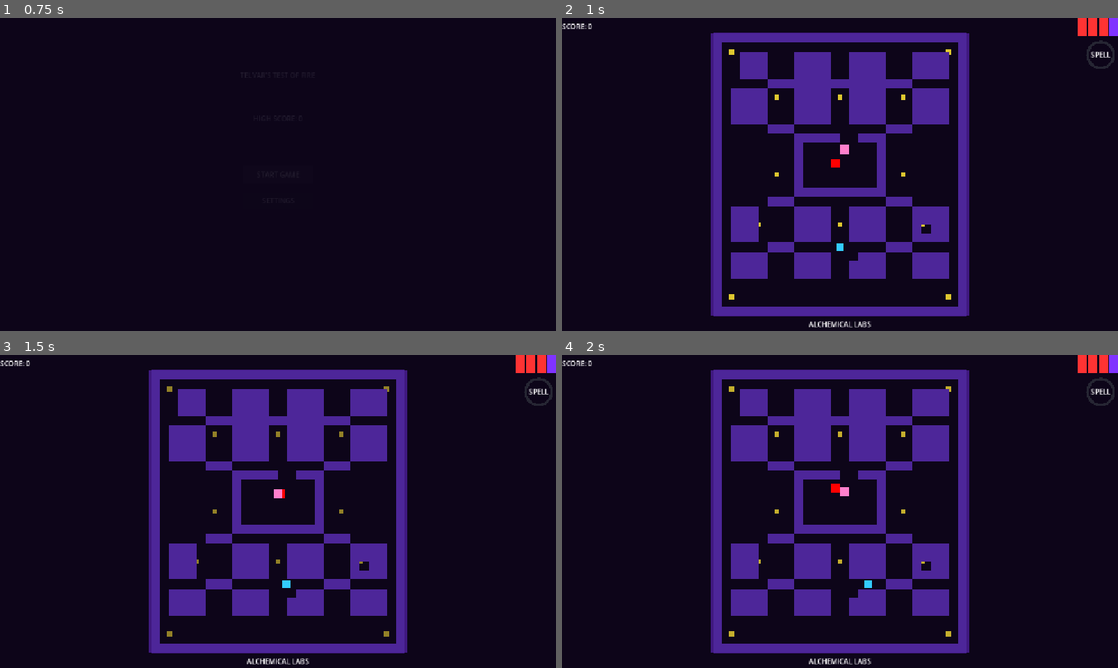
Above: before the commit, frames 1-4 (two rows, left to right).
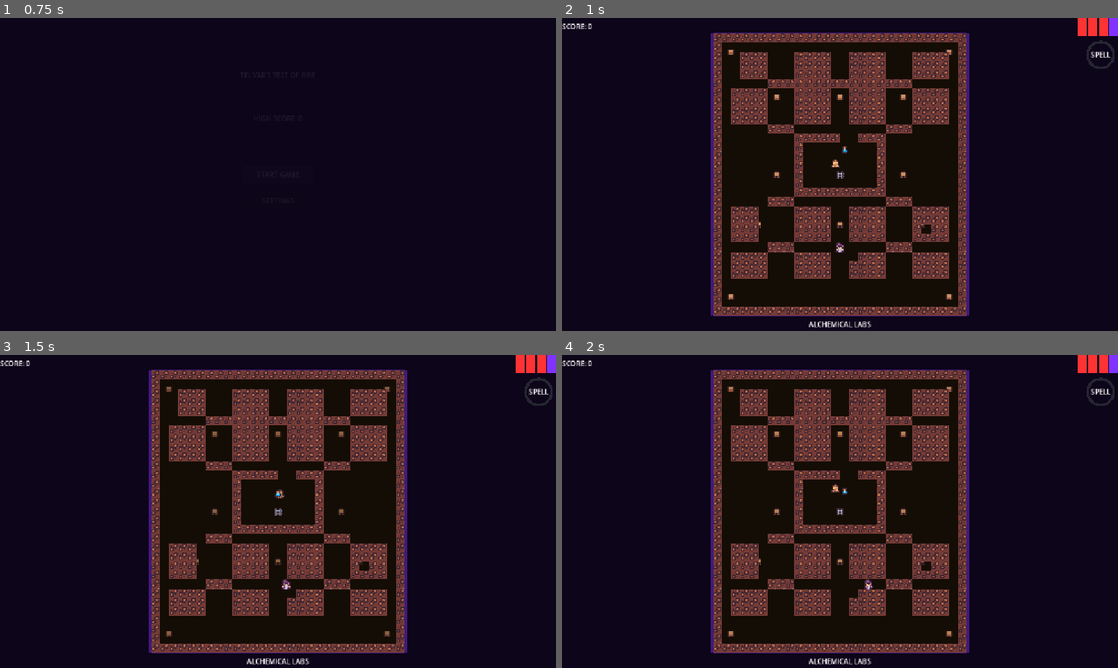
Above: after the commit, the same moments.

Repository: markcromwell/telvar-test-of-fire
Game: Godot game, scene res://scenes/Main.tscn
The game is run twice, just before and just after one commit, with the same random seed, the same clock (stepped at 60 frames per second) and the same inputs.
Inputs:
- Up to frame 1 (0.75 s): click "START GAME" at 0.5 s
- Up to frame 2 (1 s): no input
- Up to frame 3 (1.5 s): hold Right (move_right) from 1.28 s (still down)
- Up to frame 4 (2 s): keep holding Right (move_right)

Frame 1 is identical in both runs. In frame 2, 19% of the frame differs, in the area x 27-73%, y 4-96%; in frame 3, 19%; in frame 4, 19%.

Commit message:
feat: real Kenney sprites + tileset wall visuals via Image.load()
- Player: loads telvar_idle.png (64x64) via Image.load(), scaled to 24px
- Ghosts: loads per-type sprite, frightened uses ghost_frightened.png
- SpellPages: loads page_XXXX.png hashed by page_name, scaled to 16px
- SphereOfDarkness: adds Sprite2D with sphere_of_darkness.png at runtime
- LevelBase: wall tiles use AtlasTexture from tileset PNG (tile 12 at
  Rect2(0,34,32,32), scaled to 24px); floor is single dark ColorRect
- Level1: overrides _get_tileset_path() for Alchemical Labs tileset
- Ghost .import stubs force-added (gitignored but needed for Godot)
- Image.load() bypasses broken import cache (export warning acceptable)

Co-Authored-By: Claude Sonnet 4.6 <noreply@anthropic.com>

Diff:
--- a/scripts/Ghost.gd
+++ b/scripts/Ghost.gd
@@ -35,38 +35,43 @@
 	_configure_type()
 
 
-func _ensure_sprite_texture() -> void:
-	if sprite and not sprite.texture:
-		var img := Image.create(20, 20, false, Image.FORMAT_RGBA8)
-		img.fill(Color.WHITE)
-		sprite.texture = ImageTexture.create_from_image(img)
-		sprite.scale = Vector2(1.2, 1.2)
+const GHOST_SPRITE_PATHS: Dictionary = {
+	0: "res://assets/sprites/ghosts/aemon_guardian.png",
+	1: "res://assets/sprites/ghosts/abyssal_creature.png",
+	2: "res://assets/sprites/ghosts/undead.png",
+	3: "res://assets/sprites/ghosts/elemental_guardian.png",
+	4: "res://assets/sprites/ghosts/hound_fenrir.png",
+}
 
 
 func _configure_type() -> void:
-	_ensure_sprite_texture()
 	match ghost_type:
 		GhostType.AEMON:
 			_speed = BASE_SPEED * 1.1
-			if sprite:
-				sprite.modulate = Color(1.0, 0.0, 0.0)
 		GhostType.ABYSSAL:
 			_speed = BASE_SPEED
-			if sprite:
-				sprite.modulate = Color(1.0, 0.5, 0.8)
 		GhostType.UNDEAD:
 			_speed = BASE_SPEED * 0.8
-			if sprite:
-				sprite.modulate = Color(0.3, 0.8, 1.0)
 		GhostType.ELEMENTAL:
 			_speed = BASE_SPEED * 0.9
 			_is_invulnerable = true
-			if sprite:
-				sprite.modulate = Color(1.0, 0.6, 0.0)
 		GhostType.HOUND:
 			_speed = BASE_SPEED * 1.2
-			if sprite:
-				sprite.modulate = Color(0.4, 0.0, 0.0)
+	if sprite:
+		var path: String = GHOST_SPRITE_PATHS.get(int(ghost_type), "")
+		var loaded := false
+		if path != "":
+			var img := Image.new()
+			if img.load(path) == OK:
+				sprite.texture = ImageTexture.create_from_image(img)
+				sprite.scale = Vector2(float(TILE_SIZE) / 64.0, float(TILE_SIZE) / 64.0)
+				sprite.modulate = Color.WHITE
+				loaded = true
+		if not loaded:
+			var fallback := Image.create(20, 20, false, Image.FORMAT_RGBA8)
+			fallback.fill(Color.WHITE)
+			sprite.texture = ImageTexture.create_from_image(fallback)
+			sprite.scale = Vector2(1.2, 1.2)
 
 
 func _physics_process(delta: float) -> void:
@@ -228,7 +233,13 @@
 	if current_state != State.EATEN:
 		current_state = State.FRIGHTENED
 		if sprite:
-			sprite.modulate = Color(0.2, 0.2, 1.0)
+			var img := Image.new()
+			if img.load("res://assets/sprites/ghosts/ghost_frightened.png") == OK:
+				sprite.texture = ImageTexture.create_from_image(img)
+				sprite.scale = Vector2(float(TILE_SIZE) / 64.0, float(TILE_SIZE) / 64.0)
+				sprite.modulate = Color.WHITE
+			else:
+				sprite.modulate = Color(0.2, 0.2, 1.0)
 
 
 func exit_frightened() -> void:
--- a/scripts/Level1.gd
+++ b/scripts/Level1.gd
@@ -1,4 +1,8 @@
 extends "res://scripts/LevelBase.gd"
+
+
+func _get_tileset_path() -> String:
+	return "res://assets/tilesets/level1_alchemical_labs.png"
 
 
 func _get_maze_layout() -> PackedStringArray:
--- a/scripts/LevelBase.gd
+++ b/scripts/LevelBase.gd
@@ -67,14 +67,33 @@
 	return PackedStringArray()
 
 
+func _get_tileset_path() -> String:
+	return ""
+
+
 func _build_maze_walls() -> void:
 	var layout := _get_maze_layout()
 	if layout.is_empty():
 		return
-	var wall_color := Color(0.3, 0.15, 0.6)
+	var tileset_tex: Texture2D = null
+	var ts_path := _get_tileset_path()
+	if ts_path != "":
+		var ts_img := Image.new()
+		if ts_img.load(ts_path) == OK:
+			tileset_tex = ImageTexture.create_from_image(ts_img)
+	# Atlas region for wall tile (index 12, col=0 row=1): stride = tile(32) + sep(2) = 34
+	var wall_region := Rect2(0, 34, 32, 32)
+	var tile_scale := Vector2(float(TILE_SIZE) / 32.0, float(TILE_SIZE) / 32.0)
 	var wall_parent := Node2D.new()
 	wall_parent.name = "MazeLayout"
 	add_child(wall_parent)
+	# Floor: single colored background rect (individual sprites would be too many nodes)
+	var floor_rect := ColorRect.new()
+	floor_rect.size = Vector2(MAZE_WIDTH * TILE_SIZE, MAZE_HEIGHT * TILE_SIZE)
+	floor_rect.color = Color(0.08, 0.05, 0.02)
+	floor_rect.z_index = -1
+	wall_parent.add_child(floor_rect)
+	# Wall tiles (with collision)
 	for row in layout.size():
 		var line: String = layout[row]
 		for col in line.length():
@@ -88,11 +107,20 @@
 				var cshape := CollisionShape2D.new()
 				cshape.shape = shape
 				body.add_child(cshape)
-				var rect := ColorRect.new()
-				rect.size = Vector2(TILE_SIZE, TILE_SIZE)
-				rect.position = Vector2(-TILE_SIZE * 0.5, -TILE_SIZE * 0.5)
-				rect.color = wall_color
-				body.add_child(rect)
+				if tileset_tex:
+					var atlas := AtlasTexture.new()
+					atlas.atlas = tileset_tex
+					atlas.region = wall_region
+					var sp := Sprite2D.new()
+					sp.texture = atlas
+					sp.scale = tile_scale
+					body.add_child(sp)
+				else:
+					var rect := ColorRect.new()
+					rect.size = Vector2(TILE_SIZE, TILE_SIZE)
+					rect.position = Vector2(-TILE_SIZE * 0.5, -TILE_SIZE * 0.5)
+					rect.color = Color(0.3, 0.15, 0.6)
+					body.add_child(rect)
 				wall_parent.add_child(body)
 
 
--- a/scripts/Player.gd
+++ b/scripts/Player.gd
@@ -22,9 +22,14 @@
 	collision_layer = 2
 	collision_mask = 1
 	if sprite and not sprite.texture:
-		var img := Image.create(20, 20, false, Image.FORMAT_RGBA8)
-		img.fill(Color(0.2, 0.8, 1.0))
-		sprite.texture = ImageTexture.create_from_image(img)
+		var img := Image.new()
+		if img.load("res://assets/sprites/player/telvar_idle.png") == OK:
+			sprite.texture = ImageTexture.create_from_image(img)
+			sprite.scale = Vector2(float(TILE_SIZE) / 64.0, float(TILE_SIZE) / 64.0)
+		else:
+			var fallback := Image.create(20, 20, false, Image.FORMAT_RGBA8)
+			fallback.fill(Color(0.2, 0.8, 1.0))
+			sprite.texture = ImageTexture.create_from_image(fallback)
 
 
 func _physics_process(delta: float) -> void:
--- a/scripts/SpellPage.gd
+++ b/scripts/SpellPage.gd
@@ -13,9 +13,28 @@
 	collision_mask = 2
 	body_entered.connect(_on_body_entered)
 	if sprite and not sprite.texture:
-		var img := Image.create(14, 14, false, Image.FORMAT_RGBA8)
-		img.fill(Color(1.0, 0.9, 0.2))
-		sprite.texture = ImageTexture.create_from_image(img)
+		const PAGE_SPRITES: Array[String] = [
+			"res://assets/sprites/pages/page_flame.png",
+			"res://assets/sprites/pages/page_frost.png",
+			"res://assets/sprites/pages/page_earth.png",
+			"res://assets/sprites/pages/page_water.png",
+			"res://assets/sprites/pages/page_thunder.png",
+			"res://assets/sprites/pages/page_light.png",
+			"res://assets/sprites/pages/page_shadow.png",
+			"res://assets/sprites/pages/page_spirit.png",
+			"res://assets/sprites/pages/page_time.png",
+			"res://assets/sprites/pages/page_void.png",
+			"res://assets/sprites/pages/page_binding.png",
+		]
+		var idx: int = absi(page_name.hash()) % PAGE_SPRITES.size()
+		var img := Image.new()
+		if img.load(PAGE_SPRITES[idx]) == OK:
+			sprite.texture = ImageTexture.create_from_image(img)
+			sprite.scale = Vector2(16.0 / 48.0, 16.0 / 48.0)
+		else:
+			var fallback := Image.create(14, 14, false, Image.FORMAT_RGBA8)
+			fallback.fill(Color(1.0, 0.9, 0.2))
+			sprite.texture = ImageTexture.create_from_image(fallback)
 	_start_glow_animation()
 
 
--- a/scripts/SphereOfDarkness.gd
+++ b/scripts/SphereOfDarkness.gd
@@ -9,7 +9,21 @@
 	collision_layer = 8
 	collision_mask = 2
 	body_entered.connect(_on_body_entered)
+	_add_sphere_visual()
 	_start_pulse_animation()
+
+
+func _add_sphere_visual() -> void:
+	var sp := Sprite2D.new()
+	var img := Image.new()
+	if img.load("res://assets/sprites/items/sphere_of_darkness.png") == OK:
+		sp.texture = ImageTexture.create_from_image(img)
+		sp.scale = Vector2(20.0 / 48.0, 20.0 / 48.0)
+	else:
+		img = Image.create(20, 20, false, Image.FORMAT_RGBA8)
+		img.fill(Color(0.8, 0.8, 1.0))
+		sp.texture = ImageTexture.create_from_image(img)
+	add_child(sp)
 
 
 func _start_pulse_animation() -> void:
Not shown, added: assets/sprites/ghosts/abyssal_creature.png.import
Not shown, added: assets/sprites/ghosts/aemon_guardian.png.import
Not shown, added: assets/sprites/ghosts/elemental_guardian.png.import
Not shown, added: assets/sprites/ghosts/ghost_eaten.png.import
Not shown, added: assets/sprites/ghosts/ghost_frightened.png.import
Not shown, added: assets/sprites/ghosts/hound_fenrir.png.import
Not shown, added: assets/sprites/ghosts/undead.png.import
